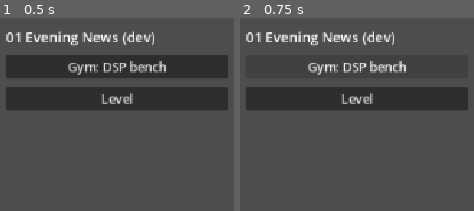
Above: before the commit, frames 1-2 (left to right).
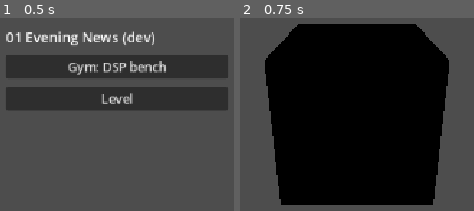
Above: after the commit, the same moments.

Repository: morphingcoffee/git-gud
Game: Godot game, scene res://scenes/boot.tscn
The game is run twice, just before and just after one commit, with the same random seed, the same clock (stepped at 60 frames per second) and the same inputs.
Inputs:
- Up to frame 1 (0.5 s): no input
- Up to frame 2 (0.75 s): click "Gym: DSP bench" at 0.5 s

Frame 1 is identical in both runs. In frame 2, 69% of the frame differs, in the area x 2-98%, y 3-97%.

Commit message:
add gym dsp bench scene and wire boot menu to load it

Diff:
--- /dev/null
+++ b/katas/godot/01_evening_news/scenes/boot.gd
@@ -0,0 +1,5 @@
+extends Control
+
+
+func _on_gym_dsp_bench_pressed() -> void:
+	get_tree().change_scene_to_file("res://scenes/gym/dsp_bench.tscn")
--- a/katas/godot/01_evening_news/scenes/boot.tscn
+++ b/katas/godot/01_evening_news/scenes/boot.tscn
@@ -1,6 +1,7 @@
 [gd_scene format=3 uid="uid://yrp4schnxk56"]
 
 [ext_resource type="Theme" uid="uid://uwaspkyrweqh" path="res://ui/dev_boot_theme.tres" id="1_6ypks"]
+[ext_resource type="Script" uid="uid://chkiwua33q50" path="res://scenes/boot.gd" id="2_n61mk"]
 
 [node name="Boot" type="Control" unique_id=564514489]
 layout_mode = 3
@@ -10,6 +11,7 @@
 grow_horizontal = 2
 grow_vertical = 2
 theme = ExtResource("1_6ypks")
+script = ExtResource("2_n61mk")
 
 [node name="VBoxContainer" type="VBoxContainer" parent="." unique_id=1782849953]
 custom_minimum_size = Vector2(320, 120)
@@ -38,3 +40,5 @@
 [node name="Level" type="Button" parent="VBoxContainer" unique_id=1614638501]
 layout_mode = 2
 text = "Level"
+
+[connection signal="pressed" from="VBoxContainer/GymDspBench" to="." method="_on_gym_dsp_bench_pressed"]
--- /dev/null
+++ b/katas/godot/01_evening_news/scenes/gym/dsp_bench.tscn
@@ -0,0 +1,12 @@
+[gd_scene format=3 uid="uid://875pjh1u6j3b"]
+
+[sub_resource type="BoxMesh" id="BoxMesh_mpa8s"]
+
+[node name="DspBench" type="Node3D" unique_id=349582346]
+
+[node name="Camera3D" type="Camera3D" parent="." unique_id=1058457801]
+transform = Transform3D(1, 0, 0, 0, 0.939256, 0.3432174, 0, -0.3432174, 0.939256, 0, 1.5, 4)
+
+[node name="MeshInstance3D" type="MeshInstance3D" parent="." unique_id=1910584802]
+transform = Transform3D(1, 0, 0, 0, 1, 0, 0, 0, 1, 0, 0.5, 2)
+mesh = SubResource("BoxMesh_mpa8s")
Not shown, added: katas/godot/01_evening_news/scenes/boot.gd.uid
Not shown, changed: katas/godot/01_evening_news/learning-log.md
